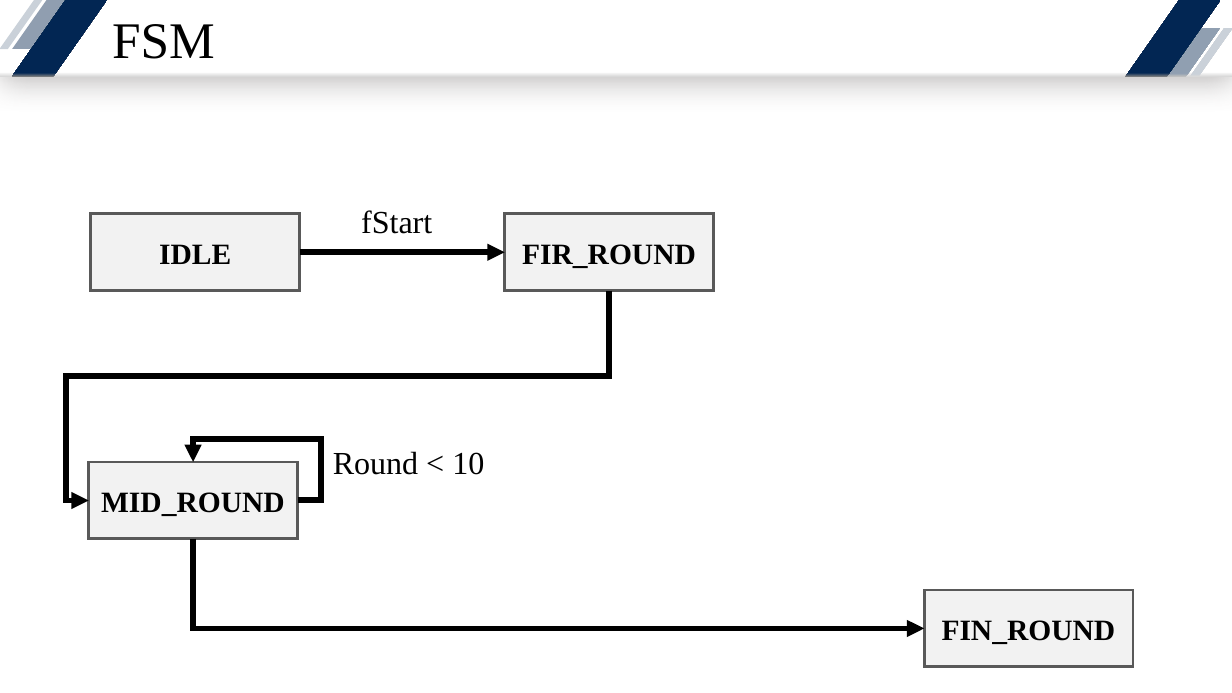
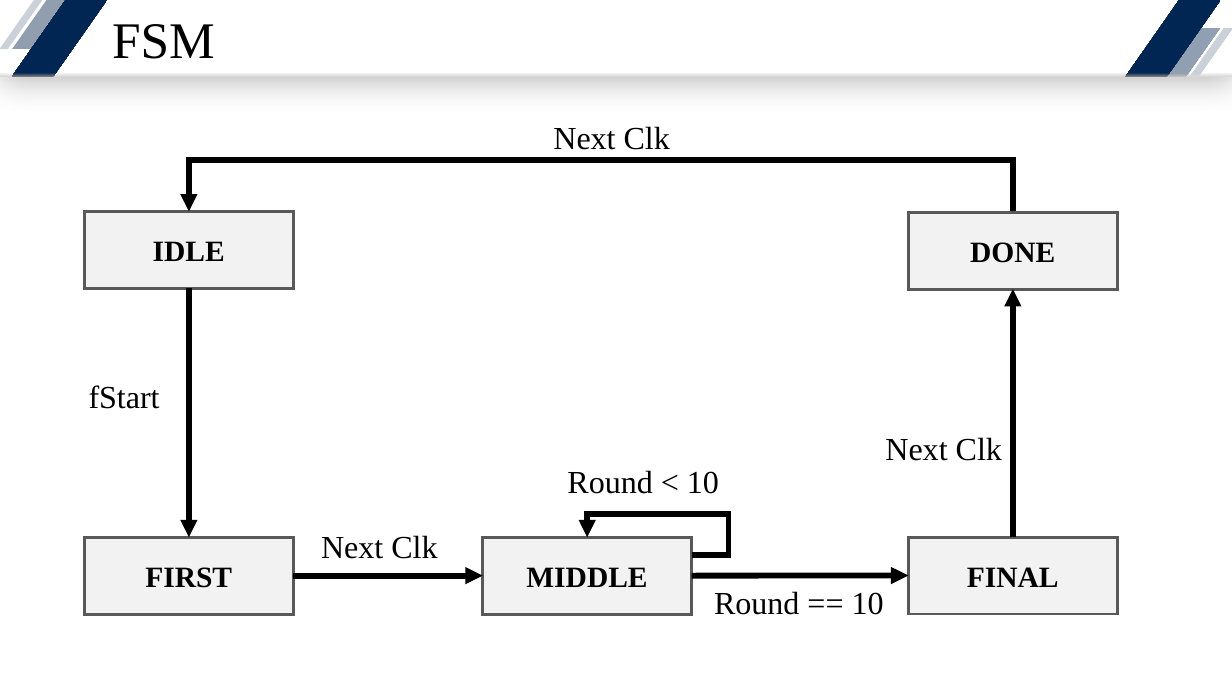
Before and after one commit to yuyu0830/FPGA_AES128, a slide deck: slide 4 of AES.pptx. Drawn at 1232x693 pixels with LibreOffice and Linux fonts; fonts in the diff are those of the drawing. Boxes give left, top, right and bottom in pixels: in the first picture for what was removed or moved away, otherwise in the second. Text is boxed around its words. In the diff, an @@ line names an element or a change of style, - is before the commit and + after.

```diff
--- a/AES.pptx
+++ b/AES.pptx
@@ text added at bbox=[553, 126, 670, 150], 25 pt, text #000000 @@
+Next Clk
@@ elbow arrow moved from (193, 539) - (924, 628) to (1013, 213) - (189, 212) @@
@@ rectangle "IDLE": place and size @@
-rectangle "IDLE" at bbox=[91, 213, 299, 290]
+rectangle "IDLE" at bbox=[84, 212, 293, 288]
@@ rectangle removed at bbox=[505, 213, 714, 290] @@
-FIR_ROUND
@@ rectangle added at bbox=[909, 213, 1117, 289], fill #F2F2F2, outline #595959 2.25 pt, 23 pt, text #000000, bold @@
+DONE
@@ elbow arrow removed from (609, 291) to (89, 501) @@
@@ arrow moved from (300, 252) - (505, 252) to (189, 288) - (189, 537) @@
@@ arrow added from (1013, 537) to (1013, 289), #000000 4.5 pt @@
@@ text "fStart": place and size @@
-text "fStart" at bbox=[361, 210, 432, 234]
+text "fStart" at bbox=[89, 385, 160, 409]
@@ text added at bbox=[885, 437, 1002, 461], 25 pt, text #000000 @@
+Next Clk
@@ rectangle removed at bbox=[89, 462, 298, 539] @@
-MID_ROUND
@@ text "Round < 10": place and size @@
-text "Round < 10" at bbox=[333, 451, 484, 475]
+text "Round < 10" at bbox=[567, 470, 719, 494]
@@ rectangle added at bbox=[84, 537, 293, 614], fill #F2F2F2, outline #595959 2.25 pt, 23 pt, text #000000, bold @@
+FIRST
@@ text added at bbox=[321, 535, 437, 559], 25 pt, text #000000 @@
+Next Clk
@@ rectangle added at bbox=[482, 537, 691, 614], fill #F2F2F2, outline #595959 2.25 pt, 23 pt, text #000000, bold @@
+MIDDLE
@@ elbow arrow moved from (298, 501) - (193, 462) to (692, 555) - (588, 537) @@
@@ rectangle added at bbox=[909, 537, 1117, 614], fill #F2F2F2, outline #595959 2.25 pt, 23 pt, text #000000, bold @@
+FINAL
@@ arrow added from (294, 576) to (482, 576), #000000 4.5 pt @@
@@ arrow added from (692, 576) to (909, 576), #000000 4.5 pt @@
@@ text added at bbox=[714, 591, 884, 615], 25 pt, text #000000 @@
+Round == 10
@@ rectangle removed at bbox=[924, 591, 1133, 667] @@
-FIN_ROUND
```
Also in this commit, not shown: 3 other slides changed, 1 slide added, 1 other file.
